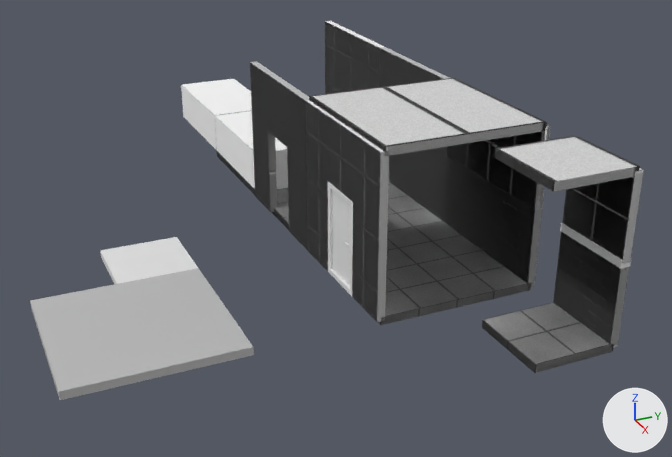
One commit to the Blender file BlenderImports/environment_models.blend: the scene before it, then after it.
The view is the same before and after, from a 50 mm lens placed at (14.03, -9.31, 10.49), pointed at (-6.53, -0.06, 0.21). Lighting does not change. The marker at lower right points along +X, +Y and +Z.

The first picture shows 'AsphaltFloor', 'FullCeiling', 'FullFloor', 'Quarter1Wall1', 'Quarter2Wall1', 'QuarterCeiling', 'QuarterFloor', 'Wall1', 'Wall1Doorway', 'Wall1Half1', 'Wall2', 'Wall2Doorway'.
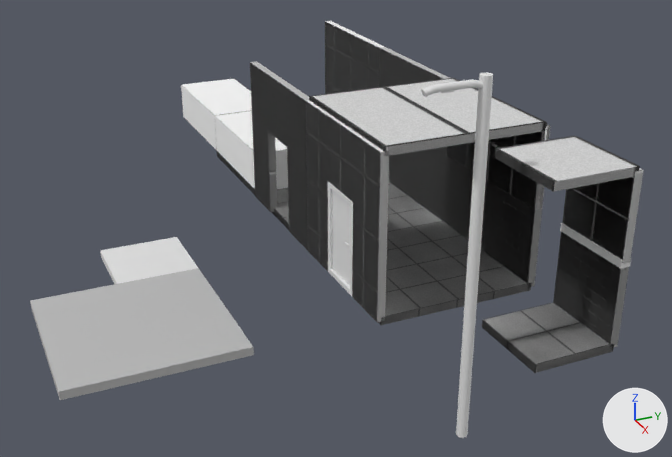
Boxes [x1, y1, x2, y2] around the edits, measured in the pictures (672 x 457 px):
'StreetLight', added: after [421, 73, 493, 438]
'Light', added: after [441, 90, 455, 93]

The change, as a diff of the scene's bpy script:
```diff
--- a/BlenderImports/environment_models.blend.py
+++ b/BlenderImports/environment_models.blend.py
@@ me_cube_018 @@
+me_cube_018.from_pydata(...)  # a box spanning x -0.33..0.33, y -1.0..1.0, z -0.33..0.17
@@ me_cylinder_001 @@
+me_cylinder_001.from_pydata(...)  # 256 vertices, 196 faces; spans x -0.25..0.25, y -2.64..0.25, z -1.0..1.0
@@ ob_light @@
+ob_light = bpy.data.objects.new('Light', me_cube_018)
+ob_light.parent = ob_streetlight
+ob_light.matrix_parent_inverse = Matrix(((2.0, 0.0, 0.0, 0.0), (0.0, 2.0, 0.0, 0.0), (0.0, 0.0, 0.25, -1.0), (0.0, 0.0, 0.0, 1.0)))
+ob_light.location = (0.0, -0.8, 7.8)
+ob_light.scale = (0.12, 0.12, 0.12)
@@ ob_streetlight @@
+ob_streetlight = bpy.data.objects.new('StreetLight', me_cylinder_001)
+ob_streetlight.location = (0.0, 0.0, 2.0)
+ob_streetlight.scale = (0.5, 0.5, 4.0)
```
